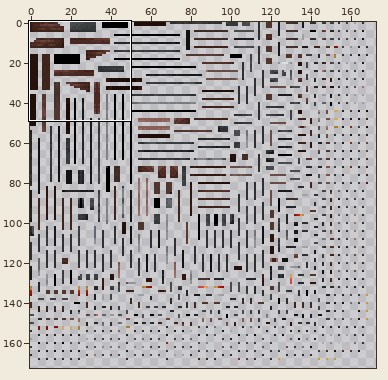
Two versions of one sprite sheet, src/main/resources/assets/tacz/custom/tacz_default_gun/assets/tacz/textures/gun/uv/m870.png. Above: a wide view before the commit, with the close-up outlined.
Close-up. Old version:
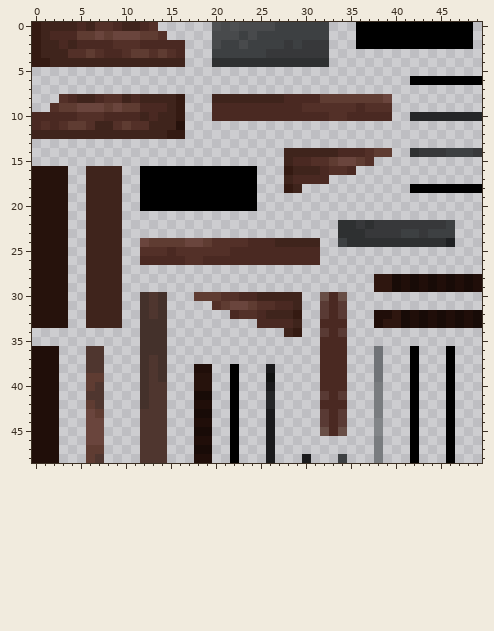
The file is 256x256 pixels. Colours within 5 levels of each other are drawn and written as one. Shown: x 0..49, y 0..48. The wide view leaves out empty margins. The commit also changed other parts of the picture, which this record leaves out.
And afterwards:
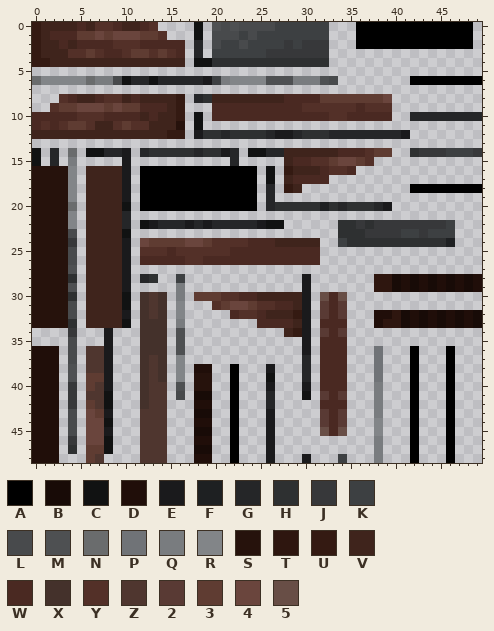
Palette (. is transparent): A #000000  B #180b07  C #111212  D #200e09  E #1a1a1c  F #1e2022  G #252628  H #2e3031  J #37383a  K #3d4042  L #484a4c  M #4e5052  N #6a6c6d  P #707377  Q #797c7f  R #828588  S #26120c  T #2e160f  U #341a12  V #3f241c  W #4a2922  X #44312b  Y #533028  Z #4f362f  2 #593a34  3 #5f3c32  4 #6a453d  5 #684e46
Edits made:
@@ x 0..49 @@
- 0 UVVVVWVYYWVVWY......MLMLLLLKKKKKK...AAAAAAAAAAAAA.
- 1 UVWWW334344433Y.....LLLKLKKKKKKKK...AAAAAAAAAAAAA.
- 2 UVVWVWWWWYYYWWWWW...LKKLKKKKJKJJJ...AAAAAAAAAAAAA.
- 3 UVVVYY3YWWY33Y3YW...KKKKKKJJJJJJJ.................
- 4 UUVVVVVVVVVVVVVVV...HHHHHHHHHHHHH.................
+ 0 UVVVVWVYYWVVWY....C.MLMLLLLKKKKKK...AAAAAAAAAAAAA.
+ 1 UVWWW334344433Y...C.LLLKLKKKKKKKK...AAAAAAAAAAAAA.
+ 2 UVVWVWWWWYYYWWWWW.G.LKKLKKKKJKJJJ...AAAAAAAAAAAAA.
+ 3 UVVVYY3YWWY33Y3YW.G.KKKKKKJJJJJJJ.................
+ 4 UUVVVVVVVVVVVVVVV.CCHHHHHHHHHHHHH.................
  5 ..................................................
- 6 ..........................................AAAAAAAA
+ 6 NRRRRRNQQLCGGCGGGGGEKQRRRRMMMQQQML........AAAAAAAA
  7 ..................................................
- 8 ...YWVVWYYVWVVVVU...VVVVVVVVWWWW33333334..........
+ 8 ...YWVVWYYVWVVVVU.GHVVVVVVVVWWWW33333334..........
  9 ..Y334443433WWWVU...WWWWWWWWWWYYYYYYWYYY..........
-10 WWWWWYYYWWWWVWVVU...WWWWWWWWWWWWWYYWWWWW..GGGGGGGG
-11 WYWY33YVVY3YYVVVS.................................
-12 VVVVVVVVVVVVVVVUU.................................
+10 WWWWWYYYWWWWVWVVU.C.WWWWWWWWWWWWWYYWWWWW..GGGGGGGG
+11 WYWY33YVVY3YYVVVS.C...............................
+12 VVVVVVVVVVVVVVVUU.EHHGHHHHGEEGHHHGGGGGGGGE........
 13 ..................................................
-14 ............................VVVVVVWWWY33..HJJJKKKJ
-15 ............................VWWYY3443Y............
-16 SSSS..VVVV..AAAAAAAAAAAAA...UVVVWYYW..............
-17 SSSS..VVVV..AAAAAAAAAAAAA...VWWWW.................
-18 SSSS..VVVV..AAAAAAAAAAAAA...UV............AAAAAAAA
-19 SSSS..VVVV..AAAAAAAAAAAAA.........................
-20 SSSS..VVVV..AAAAAAAAAAAAA.........................
-21 SSSS..VVVV........................................
-22 SSSS..VVVV........................HHJHJJJJJJJJK...
-23 SSSS..VVVV........................HHHJJJJKKJKKK...
-24 SSSS..VVVV..43333443YYYYWWWVVVVV..KHHHHHHHHHHHF...
-25 SSSS..VVVV..YYYWYYYYYYWWWWWWWWWW..................
-26 SSSS..VVVV..WWWWWYYWWWWWWWWWWWWW..................
-27 SSSS..VVVV........................................
-28 SSSS..VVVV............................TTBDBDBDBDBD
-29 SSSS..VVVV............................TTBDBDBDBDBD
-30 SSSS..VVVV..XZX...333YYWWVVVVV..5W5...............
-31 SSSS..VVVV..XZX.....Y3443YYWWV..2W2...............
-32 SSSS..VVVV..XZX.......WYYWVVVU..2W2...DDTBDBDBDBDB
-33 SSSS..VVVV..XXX..........WWWWV..WWW...DTTBDBDBDBDB
-34 ............XXX.............VU..2W2...............
-35 ............XXX.................WWW...............
-36 DDD...ZZ....XXX.................WWW...P...A...A...
-37 DDD...ZZ....XZX.................WWW...P...A...A...
-38 DDD...ZZ....XZX...DD..A...E.....WWW...P...A...A...
-39 DDD...33....XZX...SS..A...C.....WWW...P...A...A...
-40 DDD...3Z....XZZ...SS..A...E.....WWW...Q...A...A...
-41 DDD...ZZ....XZZ...BB..A...G.....2W2...Q...A...A...
-42 DDD...3Z....XZZ...DD..A...G.....WWW...Q...A...A...
-43 DDD...43....ZZZ...BB..A...E.....2W2...Q...A...A...
-44 DDD...44....ZZZ...DD..A...E.....2W2...R...A...A...
-45 DDD...44....ZZZ...BB..A...E.....5W5...R...A...A...
-46 DDD...44....ZZZ...DD..A...E...........Q...A...A...
-47 DDD...33....ZZZ...BB..A...E...........Q...A...A...
+14 C.G.N.CCGGE.GHHHHHGHHEG.CCGGVVVVVVWWWY33..HJJJKKKJ
+15 C.G.Q.....E...........G.....VWWYY3443Y............
+16 SSSSR.VVVVE.AAAAAAAAAAAAA.C.UVVVWYYW..............
+17 SSSSR.VVVVE.AAAAAAAAAAAAA.C.VWWWW.................
+18 SSSSR.VVVVE.AAAAAAAAAAAAA.G.UV............AAAAAAAA
+19 SSSSR.VVVVE.AAAAAAAAAAAAA.G.......................
+20 SSSSN.VVVVC.AAAAAAAAAAAAA.GHHHHHFHGHHHGE..........
+21 SSSSR.VVVVG.......................................
+22 SSSSR.VVVVG.CEGGGEGEGGGGGECC......HHJHJJJJJJJJK...
+23 SSSSL.VVVVC.......................HHHJJJJKKJKKK...
+24 SSSSJ.VVVVE.43333443YYYYWWWVVVVV..KHHHHHHHHHHHF...
+25 SSSSL.VVVVE.YYYWYYYYYYWWWWWWWWWW..................
+26 SSSSL.VVVVE.WWWWWYYWWWWWWWWWWWWW..................
+27 SSSSM.VVVVE.......................................
+28 SSSSH.VVVVE.GH..K.............E.......TTBDBDBDBDBD
+29 SSSSM.VVVVE.....Q.............E.......TTBDBDBDBDBD
+30 SSSSH.VVVVC.XZX.Q.333YYWWVVVVVE.5W5...............
+31 SSSSL.VVVVC.XZX.R...Y3443YYWWVE.2W2...............
+32 SSSSL.VVVVE.XZX.R.....WYYWVVVUE.2W2...DDTBDBDBDBDB
+33 SSSSH.VVVVC.XXX.Q........WWWWVE.WWW...DTTBDBDBDBDB
+34 ....J...E...XXX.M...........VUE.2W2...............
+35 ....L...E...XXX.M.............E.WWW...............
+36 DDD.L.ZZE...XXX.M.............E.WWW...P...A...A...
+37 DDD.L.ZZE...XZX.R.............G.WWW...P...A...A...
+38 DDD.M.ZZE...XZX.R.DD..A...E...G.WWW...P...A...A...
+39 DDD.M.33E...XZX.R.SS..A...C...G.WWW...P...A...A...
+40 DDD.J.3ZE...XZZ.M.SS..A...E...E.WWW...Q...A...A...
+41 DDD.J.ZZC...XZZ.L.BB..A...G...C.2W2...Q...A...A...
+42 DDD.J.3ZC...XZZ...DD..A...G.....WWW...Q...A...A...
+43 DDD.L.43E...ZZZ...BB..A...E.....2W2...Q...A...A...
+44 DDD.L.44C...ZZZ...DD..A...E.....2W2...R...A...A...
+45 DDD.L.44E...ZZZ...BB..A...E.....5W5...R...A...A...
+46 DDD.J.44C...ZZZ...DD..A...E...........Q...A...A...
+47 DDD.H.33C...ZZZ...BB..A...E...........Q...A...A...
 48 DDD...3Z....ZZZ...DD..A...E...E...K...Q...A...A...
Changed places in both close-ups, as pixel boxes (x1, y1, x2, y2):
added: (32, 22, 410, 454)
